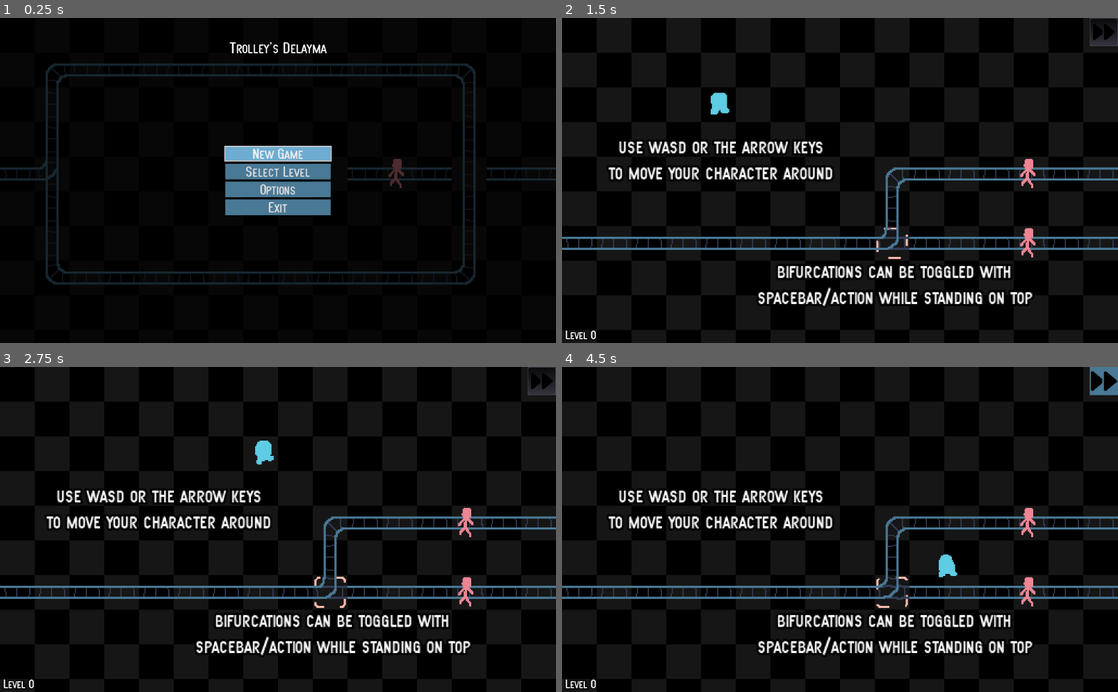
Above: before the commit, frames 1-4 (two rows, left to right).
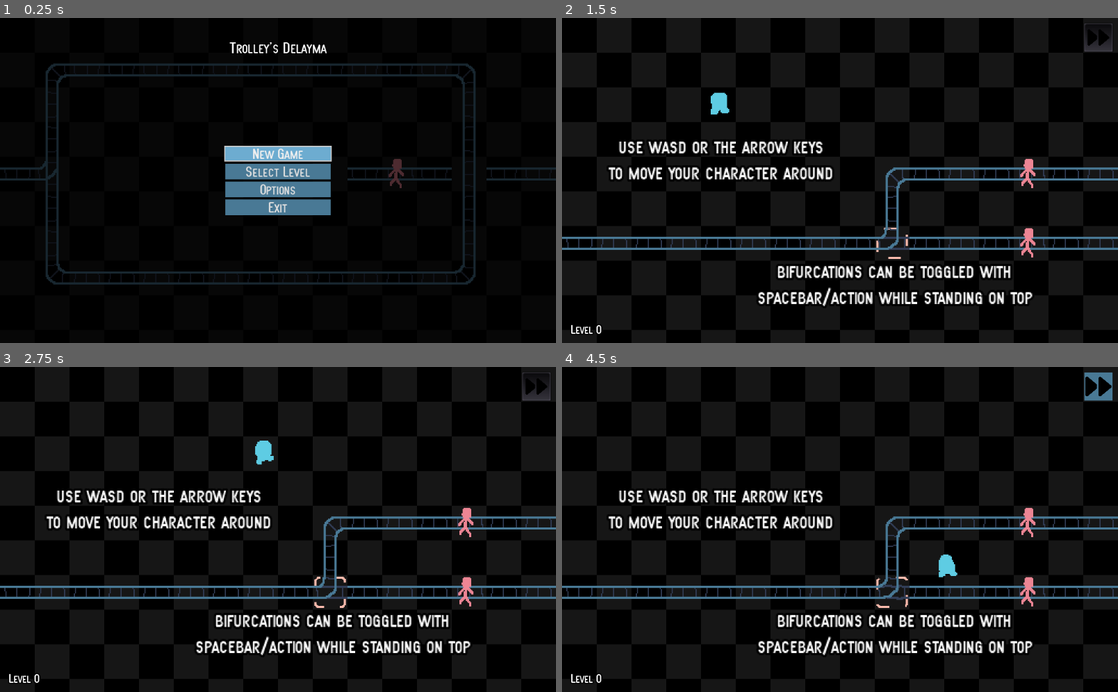
Above: after the commit, the same moments.

Repository: albertnez/ld50
Game: Godot game, scene res://scenes/main_menu_handler.tscn
Two runs of this game, one before a commit and one after it. Both use one fixed random seed, a clock stepped at 60 frames per second and the inputs below.
Inputs (mouse positions are in pixels of both pictures, inside the frame that each line leads up to; where the layout moved, square brackets give the same spot in the first picture):
- Up to frame 1 (0.25 s): no input
- Up to frame 2 (1.5 s): click "New Game" at 0.5 s; click (1095, 37) [1101, 31] at 1.25 s
- Up to frame 3 (2.75 s): tap Enter (restart) at 2 s; move the mouse to (400, 513) at 2.02 s; hold Right (ui_right) from 2.03 s (still down)
- Up to frame 4 (4.5 s): move the mouse to (728, 545) at 2.77 s; release Right (ui_right) at 2.78 s; hold Down (ui_down) 2.78-3.53 s; move the mouse to (895, 458) at 3.52 s; hold Right (ui_right) 3.53-4.28 s; move the mouse to (812, 594) at 4.27 s; hold F (fast_forward) from 4.28 s (still down)

The runs differ from the first frame. In frame 2, 0.4% of the frame differs, in the area x 0-100%, y 0-99%; in frame 3, 0.4%; in frame 4, 0.6%.

Commit message:
Wrapping all game UI elements into a Margin container

Diff:
--- a/assets/theme/button_focus_style.tres
+++ b/assets/theme/button_focus_style.tres
@@ -1,7 +1,7 @@
 [gd_resource type="StyleBoxFlat" format=2]
 
 [resource]
-bg_color = Color( 0.432587, 0.677466, 0.820312, 1 )
+bg_color = Color( 0.431373, 0.678431, 0.819608, 1 )
 border_width_left = 2
 border_width_top = 2
 border_width_right = 2
--- a/scenes/ui/game_ui.gd
+++ b/scenes/ui/game_ui.gd
@@ -1,14 +1,14 @@
 extends Control
 
-onready var _game_over_control = $GameOver
-onready var _game_over_reason_label = $GameOver/VBoxContainer/ReasonLabel
-onready var _playing_ui = $PlayingUI
-onready var _level_completed = $LevelCompleted
-onready var _level_label = $PlayingUI/LevelLabel
-onready var _first_time_gameover = $GameOver/VBoxContainer/FirstTimeGameOver
-onready var _last_time_gameover = $GameOver/VBoxContainer/LastTimeGameOver
-onready var _restart_label = $GameOver/VBoxContainer/RestartLabel
-onready var _fast_forward_button = $PlayingUI/FastForwardButton
+onready var _game_over_control = $MarginContainer/GameOver
+onready var _game_over_reason_label = $MarginContainer/GameOver/VBoxContainer/ReasonLabel
+onready var _playing_ui = $MarginContainer/PlayingUI
+onready var _level_completed = $MarginContainer/LevelCompleted
+onready var _level_label = $MarginContainer/PlayingUI/LevelLabel
+onready var _first_time_gameover = $MarginContainer/GameOver/VBoxContainer/FirstTimeGameOver
+onready var _last_time_gameover = $MarginContainer/GameOver/VBoxContainer/LastTimeGameOver
+onready var _restart_label = $MarginContainer/GameOver/VBoxContainer/RestartLabel
+onready var _fast_forward_button = $MarginContainer/PlayingUI/FastForwardButton
 
 
 func _ready() -> void:
--- a/scenes/ui/game_ui.tscn
+++ b/scenes/ui/game_ui.tscn
@@ -12,13 +12,21 @@
 anchor_bottom = 1.0
 script = ExtResource( 1 )
 
-[node name="PlayingUI" type="Control" parent="."]
+[node name="MarginContainer" type="MarginContainer" parent="."]
 anchor_right = 1.0
 anchor_bottom = 1.0
+margin_left = 10.0
+margin_top = 10.0
+margin_right = -10.0
+margin_bottom = -10.0
+
+[node name="PlayingUI" type="Control" parent="MarginContainer"]
+margin_right = 1004.0
+margin_bottom = 580.0
 size_flags_horizontal = 3
 size_flags_vertical = 3
 
-[node name="LevelLabel" type="Label" parent="PlayingUI"]
+[node name="LevelLabel" type="Label" parent="MarginContainer/PlayingUI"]
 anchor_top = 1.0
 anchor_bottom = 1.0
 margin_left = 6.0
@@ -28,7 +36,7 @@
 custom_fonts/font = ExtResource( 3 )
 text = "Level: 0"
 
-[node name="FastForwardButton" type="Button" parent="PlayingUI"]
+[node name="FastForwardButton" type="Button" parent="MarginContainer/PlayingUI"]
 anchor_left = 1.0
 anchor_right = 1.0
 margin_left = -52.0
@@ -40,29 +48,32 @@
 icon_align = 1
 expand_icon = true
 
-[node name="GameOver" type="Control" parent="."]
-visible = false
+[node name="GameOver" type="Control" parent="MarginContainer"]
+margin_right = 1004.0
+margin_bottom = 580.0
+
+[node name="BackgroundDimmer" type="ColorRect" parent="MarginContainer/GameOver"]
 anchor_right = 1.0
 anchor_bottom = 1.0
+margin_left = -20.0
+margin_top = -20.0
+margin_right = 20.0
+margin_bottom = 20.0
+color = Color( 0, 0, 0, 0.67451 )
 
-[node name="BackgroundDimmer" type="ColorRect" parent="GameOver"]
-anchor_right = 1.0
-anchor_bottom = 1.0
-color = Color( 0, 0, 0, 0.501961 )
-
-[node name="VBoxContainer" type="VBoxContainer" parent="GameOver"]
+[node name="VBoxContainer" type="VBoxContainer" parent="MarginContainer/GameOver"]
 anchor_right = 1.0
 margin_bottom = 76.0
 
-[node name="ReasonLabel" type="Label" parent="GameOver/VBoxContainer"]
-margin_right = 1024.0
+[node name="ReasonLabel" type="Label" parent="MarginContainer/GameOver/VBoxContainer"]
+margin_right = 1004.0
 margin_bottom = 48.0
 custom_fonts/font = ExtResource( 2 )
 text = "Game Over: THE END"
 align = 1
 valign = 1
 
-[node name="FirstTimeGameOver" type="Label" parent="GameOver/VBoxContainer"]
+[node name="FirstTimeGameOver" type="Label" parent="MarginContainer/GameOver/VBoxContainer"]
 visible = false
 margin_top = 52.0
 margin_right = 1024.0
@@ -74,11 +85,11 @@
 Press ENTER/START to go to the NEXT LEVEL"
 align = 1
 
-[node name="LastTimeGameOver" type="Label" parent="GameOver/VBoxContainer"]
+[node name="LastTimeGameOver" type="Label" parent="MarginContainer/GameOver/VBoxContainer"]
 visible = false
-margin_top = 185.0
+margin_top = 52.0
 margin_right = 1024.0
-margin_bottom = 386.0
+margin_bottom = 253.0
 custom_fonts/font = ExtResource( 2 )
 text = "
 
@@ -86,40 +97,43 @@
 by albertnez"
 align = 1
 
-[node name="RestartLabel" type="Label" parent="GameOver/VBoxContainer"]
+[node name="RestartLabel" type="Label" parent="MarginContainer/GameOver/VBoxContainer"]
 margin_top = 52.0
-margin_right = 1024.0
+margin_right = 1004.0
 margin_bottom = 115.0
 custom_fonts/font = ExtResource( 4 )
 text = "
 Press ENTER/START to RESTART"
 align = 1
 
-[node name="LevelCompleted" type="Control" parent="."]
-visible = false
+[node name="LevelCompleted" type="Control" parent="MarginContainer"]
+margin_right = 1004.0
+margin_bottom = 580.0
+
+[node name="BackgroundDimmer" type="ColorRect" parent="MarginContainer/LevelCompleted"]
 anchor_right = 1.0
 anchor_bottom = 1.0
-
-[node name="BackgroundLightDimmer" type="ColorRect" parent="LevelCompleted"]
-anchor_right = 1.0
-anchor_bottom = 1.0
+margin_left = -20.0
+margin_top = -20.0
+margin_right = 20.0
+margin_bottom = 20.0
 color = Color( 0, 0, 0, 0.67451 )
 
-[node name="VBoxContainer" type="VBoxContainer" parent="LevelCompleted"]
+[node name="VBoxContainer" type="VBoxContainer" parent="MarginContainer/LevelCompleted"]
 anchor_left = 0.5
 anchor_right = 0.5
 margin_left = -512.0
 margin_right = 512.0
 margin_bottom = 76.0
 
-[node name="LevelCompletedLabel" type="Label" parent="LevelCompleted/VBoxContainer"]
+[node name="LevelCompletedLabel" type="Label" parent="MarginContainer/LevelCompleted/VBoxContainer"]
 margin_right = 1024.0
 margin_bottom = 48.0
 custom_fonts/font = ExtResource( 2 )
 text = "Level Completed!"
 align = 1
 
-[node name="RestartLabel2" type="Label" parent="LevelCompleted/VBoxContainer"]
+[node name="RestartLabel2" type="Label" parent="MarginContainer/LevelCompleted/VBoxContainer"]
 margin_top = 52.0
 margin_right = 1024.0
 margin_bottom = 115.0
@@ -128,4 +142,4 @@
 Press ENTER/START to go to the NEXT LEVEL"
 align = 1
 
-[connection signal="toggled" from="PlayingUI/FastForwardButton" to="." method="_on_FastForwardButton_toggled"]
+[connection signal="toggled" from="MarginContainer/PlayingUI/FastForwardButton" to="." method="_on_FastForwardButton_toggled"]
